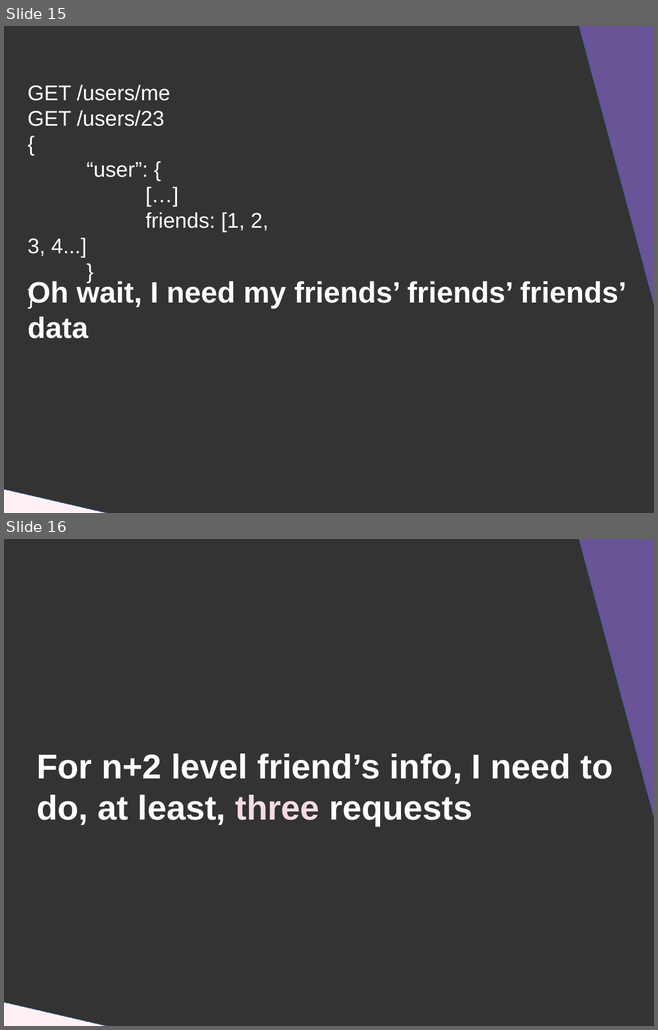
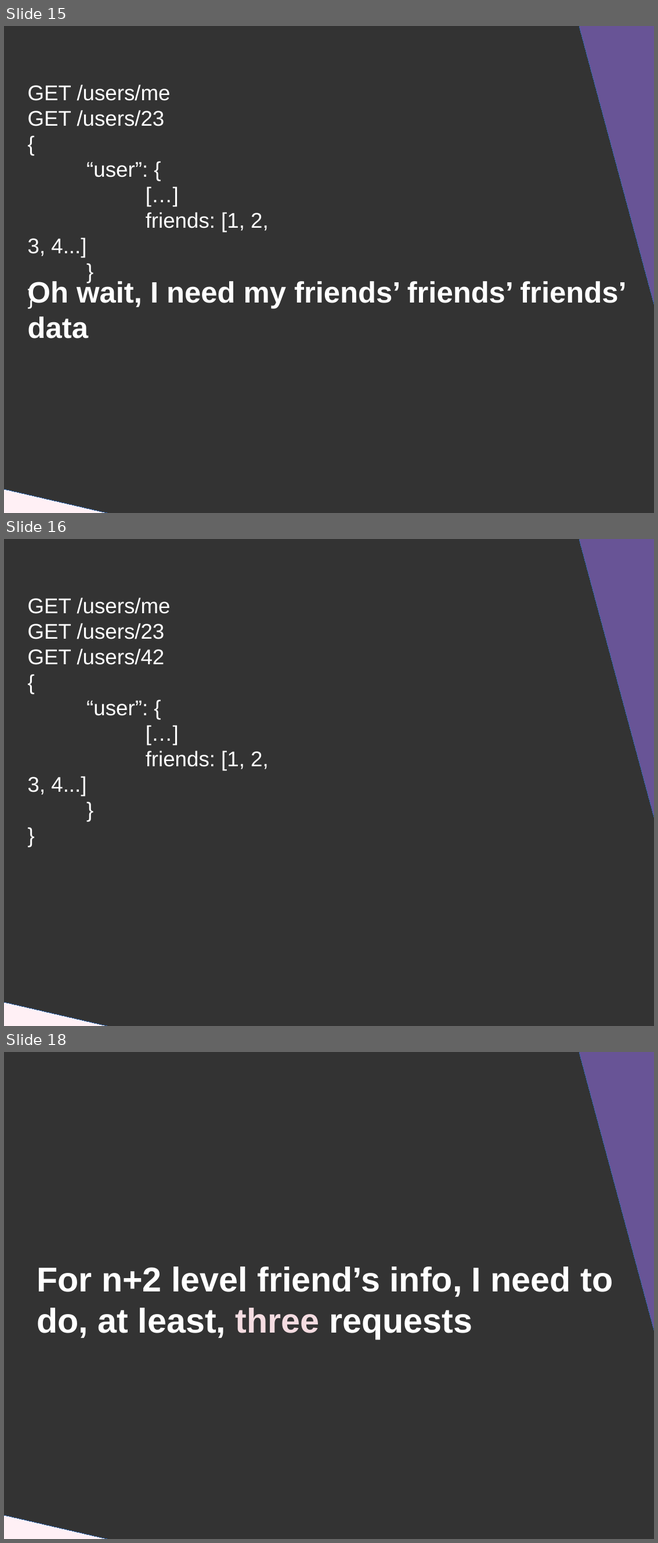
Before and after one commit to DanYellow/presentations, a slide deck: graphql/presentation.odp. Shown one above the other, each under a label of ours: slides 15 and 16 before the commit, slides 15, 16 and 18 after it; the slides between them are not shown. The pictures are 658x1030 and 658x1543 pixels, drawn with LibreOffice and Linux fonts; fonts in the diff are those of the drawing. Boxes give left, top, right and bottom in pixels: in the first picture for what was removed or moved away, otherwise in the second. Text is boxed around its words. In the diff, an @@ line names an element or a change of style, - is before the commit and + after.

```diff
--- a/graphql/presentation.odp
+++ b/graphql/presentation.odp
@@ slide 16 added at [4, 539, 654, 1026], background #333333 @@
@@ right triangle added at [568, 539, 654, 834], fill #685496, outline #3465A4 0 pt @@
@@ title added at [28, 598, 268, 796], 26 pt, text #FFFFFF @@
+GET /users/me
+GET /users/23
+GET /users/42
+{
+“user”: {
+[…]
+friends: [1, 2, 3, 4...]
+}
+}
@@ right triangle added at [4, 993, 369, 1026], fill #FFF0F5, outline #3465A4 0 pt @@
@@ what was slide 16 is now slide 18 @@
```
Also in this commit, not shown: 4 slides changed, 1 other slide added, 8 other files.
